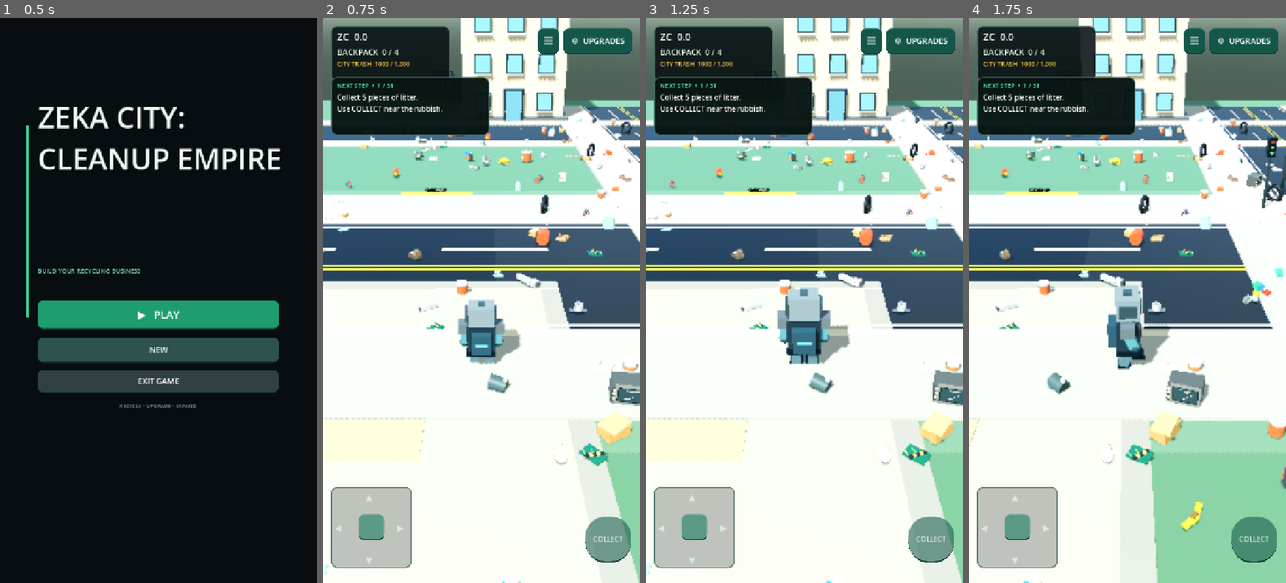
Above: before the commit, frames 1-4 (left to right).
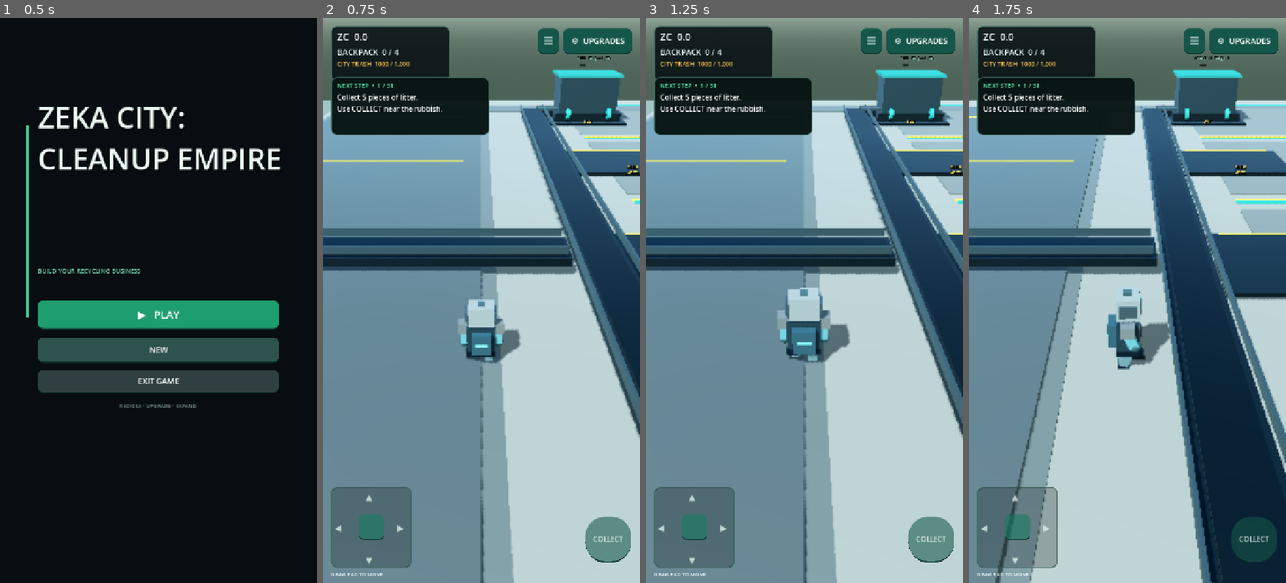
Above: after the commit, the same moments.

Repository: zekainstabot/trash-empire
Game: Godot game, scene res://Scenes/Main.tscn
The game is run twice, just before and just after one commit, with the same random seed, the same clock (stepped at 60 frames per second) and the same inputs.
Inputs (mouse positions are in pixels of both pictures, inside the frame that each line leads up to):
- Up to frame 1 (0.5 s): no input
- Up to frame 2 (0.75 s): click "▶ PLAY" at 0.5 s
- Up to frame 3 (1.25 s): no input
- Up to frame 4 (1.75 s): move the mouse to (1197, 272) at 1.27 s; hold D (move_right) from 1.28 s (still down); click (1197, 272) at 1.42 s

Frame 1 is identical in both runs. In frame 2, 82% of the frame differs, in the area x 0-100%, y 0-100%; in frame 3, 81%; in frame 4, 83%.

Commit message:
Move recycler robot spawn beside factory entrance

Diff:
--- a/Scripts/main.gd
+++ b/Scripts/main.gd
@@ -1132,7 +1132,7 @@
 		factory_build_save_timer = 0.0
 		_build_factory_expansion()
 		# Move the player clear of the newly spawned machine collision immediately.
-		player.global_position = Vector3(3.5, maxf(player.global_position.y, 0.0), minf(z_positions[factory_stage] + 2.8, 37.2))
+		player.global_position = Vector3(143.0, maxf(player.global_position.y, 0.0), minf(z_positions[factory_stage] + 2.8, 37.2))
 		player.velocity = Vector3.ZERO
 		player.reset_physics_interpolation()
 		_refresh_factory_upgrade_button()
@@ -1402,7 +1402,7 @@
 	player.name = "Player"
 	player.set_script(PLAYER_SCRIPT)
 	# Start beside the factory entrance, not in the middle of the city.
-	player.position = Vector3(3.5, 0.05, 5.5)
+	player.position = Vector3(143.0, 0.05, 5.5)
 	player.set("move_speed", 4.5 + float(speed_upgrade_level - 1) * 0.75)
 	add_child(player)
 
